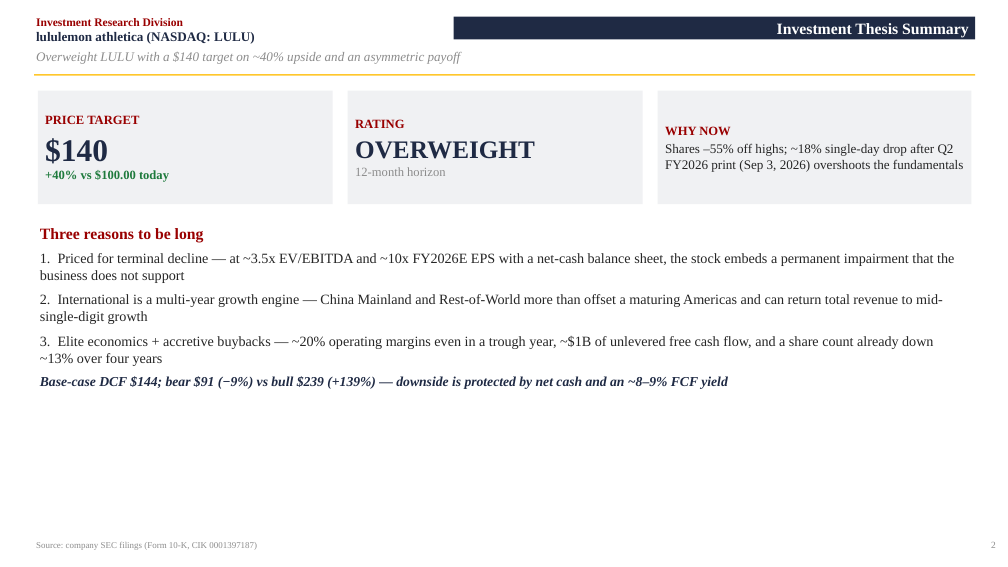
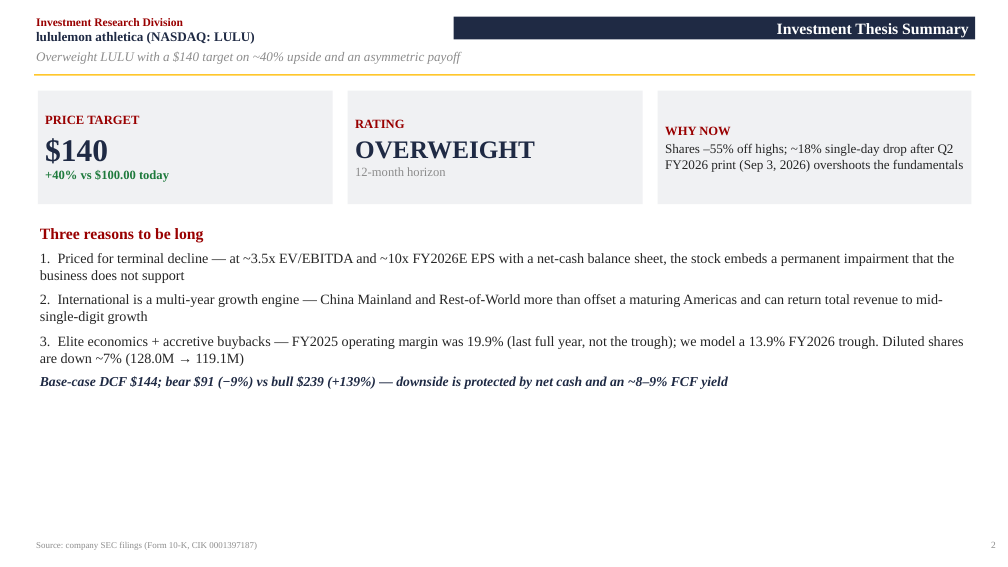
Before and after one commit to vengeanceaiUSC/RM, a slide deck: slide 3 of LULU/LULU_Investment_Pitch_Deck.pptx. Drawn at 1008x567 pixels with LibreOffice and Linux fonts; fonts in the diff are those of the drawing. Boxes give left, top, right and bottom in pixels: in the first picture for what was removed or moved away, otherwise in the second. Text is boxed around its words. In the diff, an @@ line names an element or a change of style, - is before the commit and + after.

```diff
--- a/LULU/LULU_Investment_Pitch_Deck.pptx
+++ b/LULU/LULU_Investment_Pitch_Deck.pptx
@@ text at bbox=[40, 336, 963, 366]: text changed @@
-3. Elite economics + accretive buybacks — ~20% operating margins even in a trough year, ~$1B of unlevered free cash flow, and a share count already down ~13% over four years
+3. Elite economics + accretive buybacks — FY2025 operating margin was 19.9% (last full year, not the trough); we model a 13.9% FY2026 trough. Diluted shares are down ~7% (128.0M → 119.1M)
```
Also in this commit, not shown: 1 other slide changed, 5 other files.
